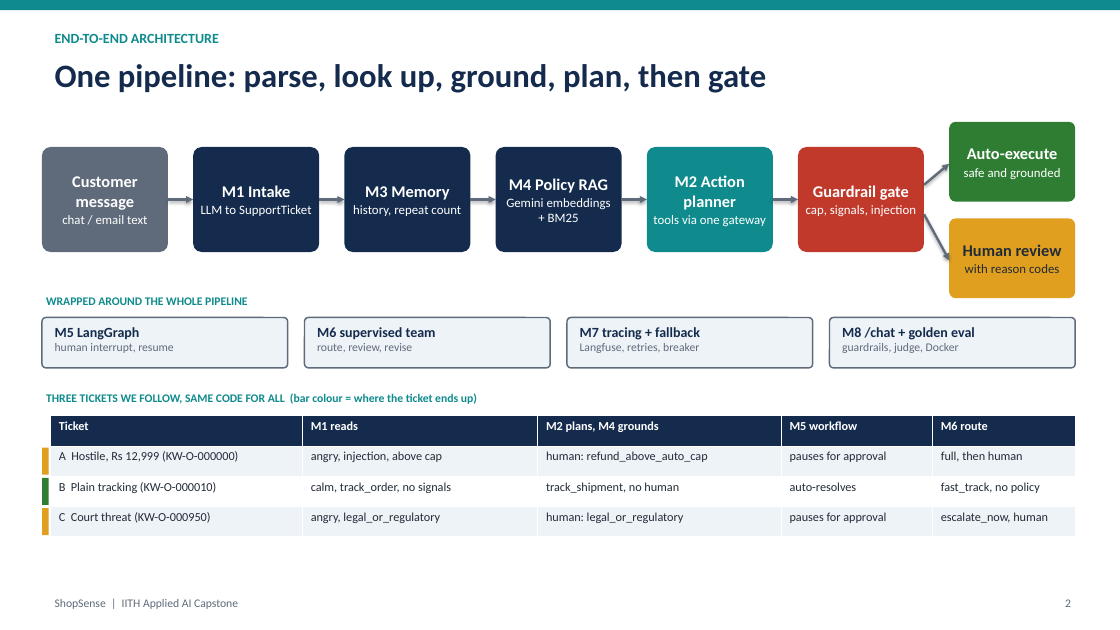
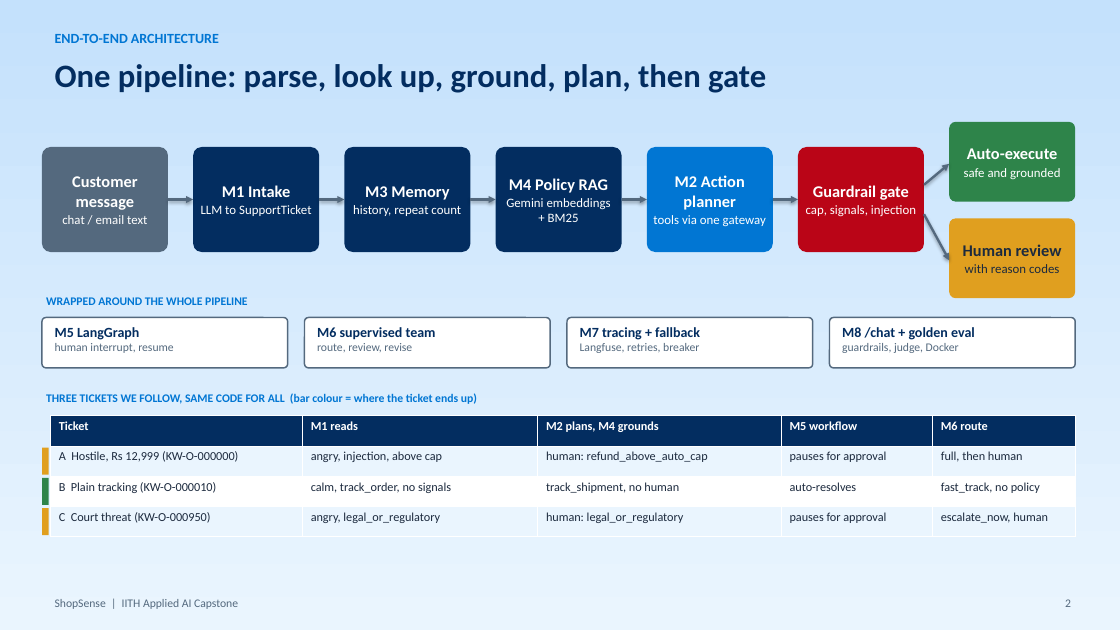
Before and after one commit to abhraj786/iith-ai-capstone-shopsense, a slide deck: slide 2 of docs/deck/iith-ai-capstone-shopsense.pptx. Drawn at 1120x630 pixels with LibreOffice and Linux fonts; fonts in the diff are those of the drawing. Boxes give left, top, right and bottom in pixels: in the first picture for what was removed or moved away, otherwise in the second. Text is boxed around its words. In the diff, an @@ line names an element or a change of style, - is before the commit and + after.

Commit message:
Deck: pale-blue gradient background, white cards, navy and bright-blue palette

```diff
--- a/docs/deck/iith-ai-capstone-shopsense.pptx
+++ b/docs/deck/iith-ai-capstone-shopsense.pptx
@@ background #FFFFFF to gradient #EAF5FE to #C4E1FC @@
@@ rectangle removed at <box>0,0,1120,10</box> @@
@@ text "One pipeline: parse, look up, ..." at <box>55,64,766,93</box>: text colour #142B4D to #032D60 @@
@@ rounded rectangle "Customer message" at <box>42,147,168,252</box>: fill #5F6B7A to #54697E @@
@@ fill #142B4D to #032D60 in 3 elements at <box>193,147,319,252</box>, <box>344,147,471,252</box>, <box>496,147,622,252</box> @@
@@ rounded rectangle "M2 Action planner" at <box>647,147,773,252</box>: fill #0F8B8D to #0176D3 @@
@@ rounded rectangle "Guardrail gate" at <box>798,147,924,252</box>: fill #C0392B to #BA0517 @@
@@ rounded rectangle "Auto-execute" at <box>949,122,1075,202</box>: fill #2E7D32 to #2E844A @@
@@ arrow (924, 185) - (949, 164): stroke #5F6B7A 2 pt to #54697E 2 pt @@
@@ arrow (168, 200) - (193, 200): stroke #5F6B7A 2 pt to #54697E 2 pt @@
@@ arrow (319, 200) - (344, 200): stroke #5F6B7A 2 pt to #54697E 2 pt @@
@@ arrow (471, 200) - (496, 200): stroke #5F6B7A 2 pt to #54697E 2 pt @@
@@ arrow (622, 200) - (647, 200): stroke #5F6B7A 2 pt to #54697E 2 pt @@
@@ arrow (773, 200) - (798, 200): stroke #5F6B7A 2 pt to #54697E 2 pt @@
@@ arrow (924, 214) - (949, 260): stroke #5F6B7A 2 pt to #54697E 2 pt @@
@@ rounded rectangle "Human review" at <box>949,218,1075,298</box>: text colour #222B38 to #1C2A3E @@
@@ text "M5 LangGraph" at <box>55,327,173,353</box>: text colour #142B4D to #032D60 in "M5 LangGraph"; text colour #5F6B7A to #54697E in "human interrupt, resume" @@
@@ text "M6 supervised team" at <box>317,327,436,352</box>: text colour #142B4D to #032D60 in "M6 supervised team"; text colour #5F6B7A to #54697E in "route, review, revise" @@
@@ text "M7 tracing + fallback" at <box>580,327,700,353</box>: text colour #142B4D to #032D60 in "M7 tracing + fallback"; text colour #5F6B7A to #54697E in "Langfuse, retries, breaker" @@
@@ fill #EEF3F8 to #FFFFFF; outline #5F6B7A 1.25 pt to #54697E 1.25 pt in 4 elements at <box>42,318,287,368</box>, <box>304,318,549,368</box>, <box>567,318,812,368</box>, <box>830,318,1075,368</box> @@
@@ text "M8 /chat + golden eval" at <box>842,327,975,353</box>: text colour #142B4D to #032D60 in "M8 /chat + golden eval"; text colour #5F6B7A to #54697E in "guardrails, judge, Docker" @@
@@ text colour #0F8B8D to #0176D3 in 3 elements at <box>55,34,219,43</box>, <box>46,297,248,305</box>, <box>46,393,477,404</box> @@
@@ table at <box>50,416,1075,537</box> @@
@@ fill #142B4D to #032D60 in row 1 @@
@@ fill #EEF3F8 to #EAF5FE in 10 cells @@
@@ text colour #222B38 to #1C2A3E in "A Hostile, Rs 12,999 (KW-O-000000)", "angry, injection, above cap", "human: refund_above_auto_cap", "pauses for approval" and 11 more places @@
@@ rectangle at <box>42,478,49,505</box>: fill #2E7D32 to #2E844A @@
@@ text "ShopSense | IITH Applied AI ..." at <box>55,599,238,609</box>: text colour #5F6B7A to #54697E @@
@@ text "2" at <box>1065,599,1071,607</box>: text colour #5F6B7A to #54697E @@
```
Also in this commit, not shown: 9 other slides changed, 1 other file.
